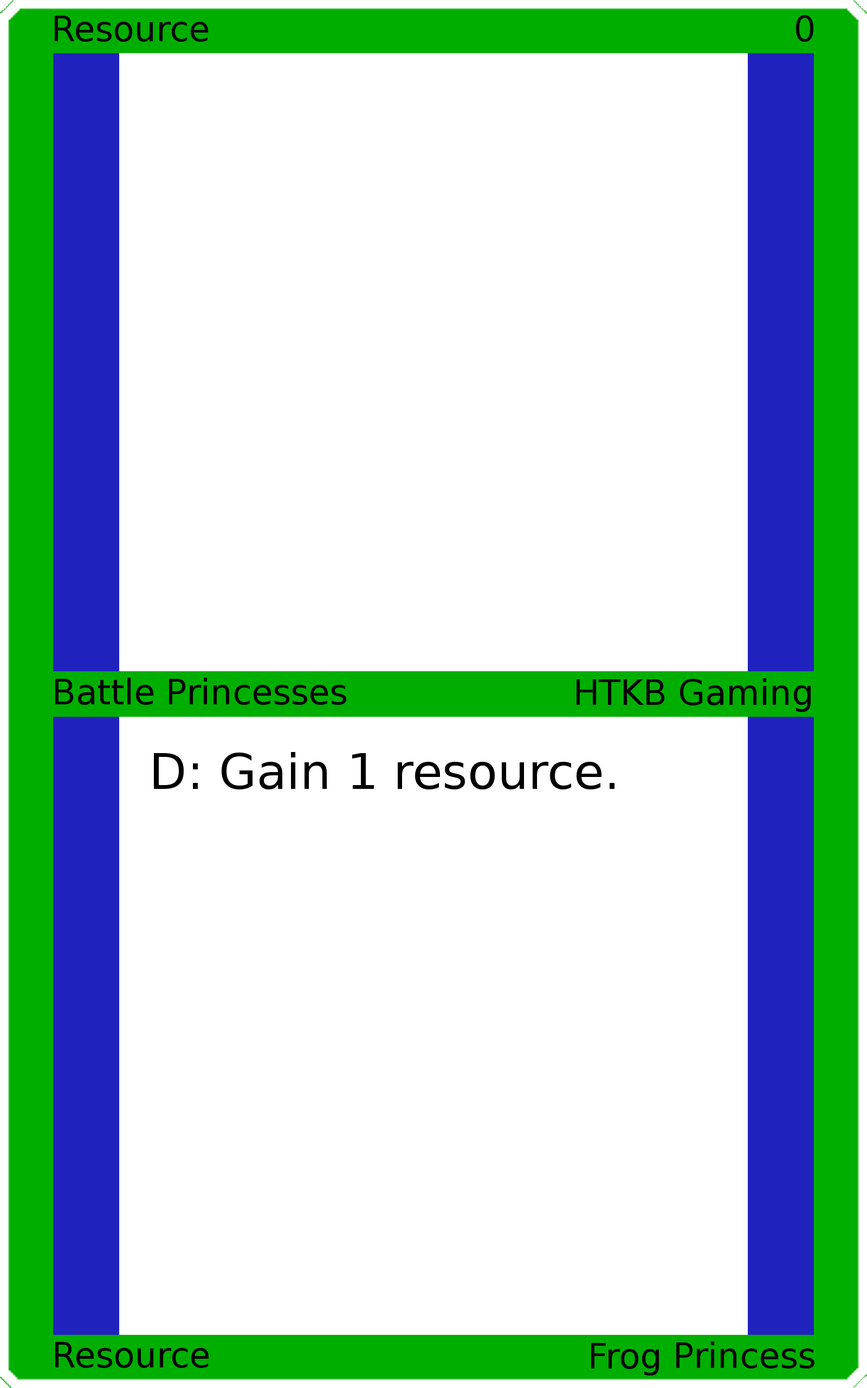
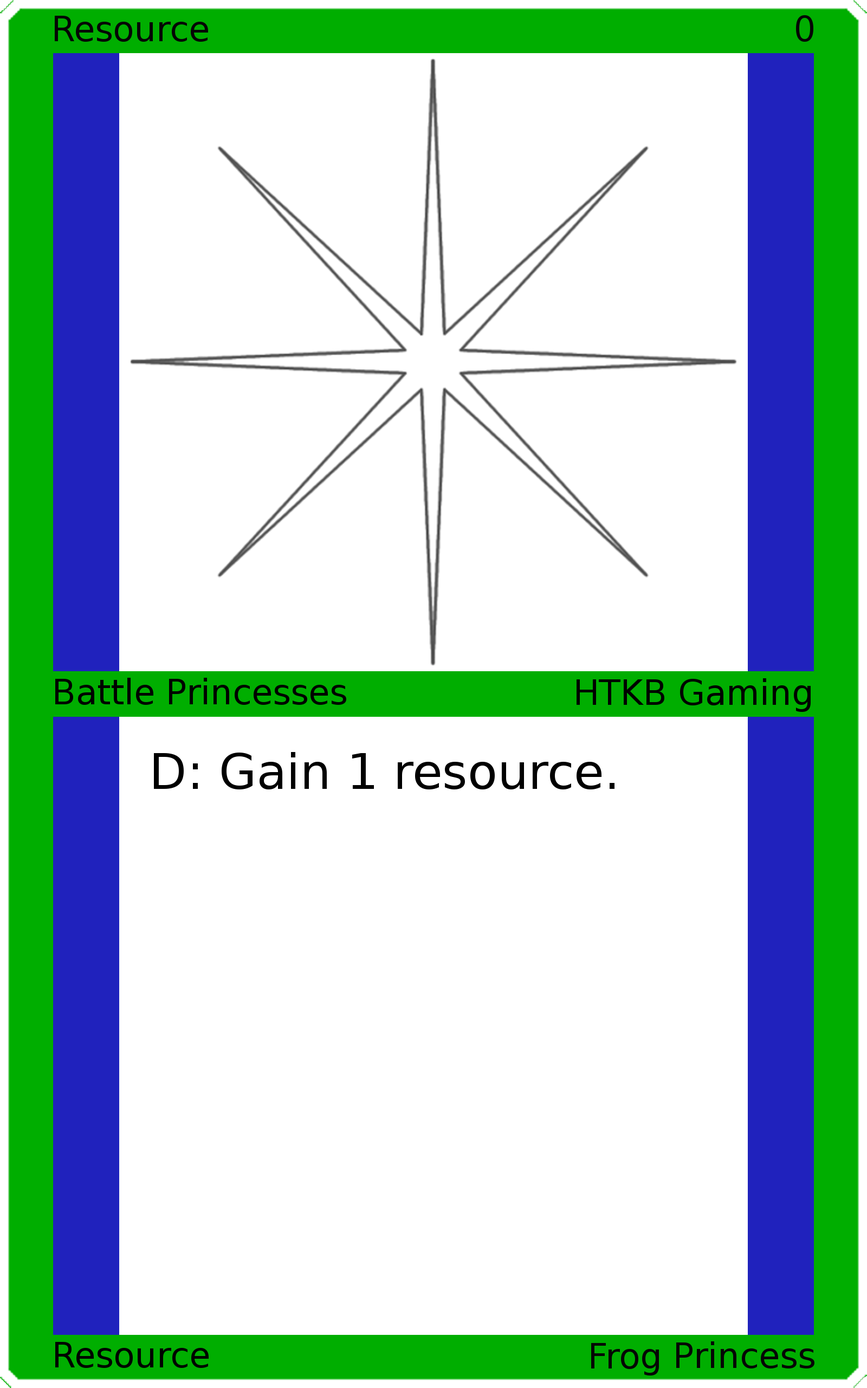
Two versions of the same layered image (867 × 1388). Layer-by-layer changes:
added layer "Art" above "Top Background" over bbox(129, 57, 738, 666)
